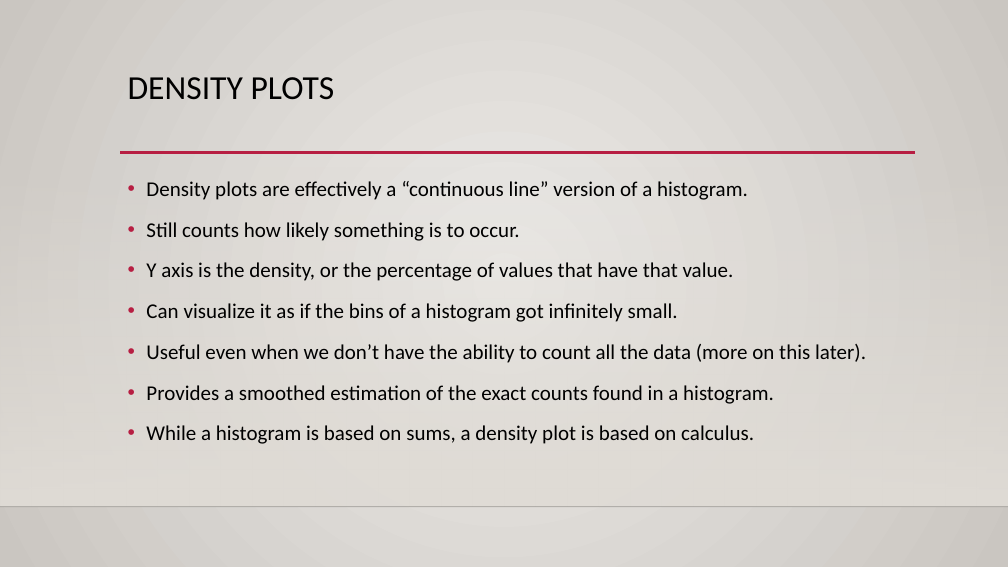
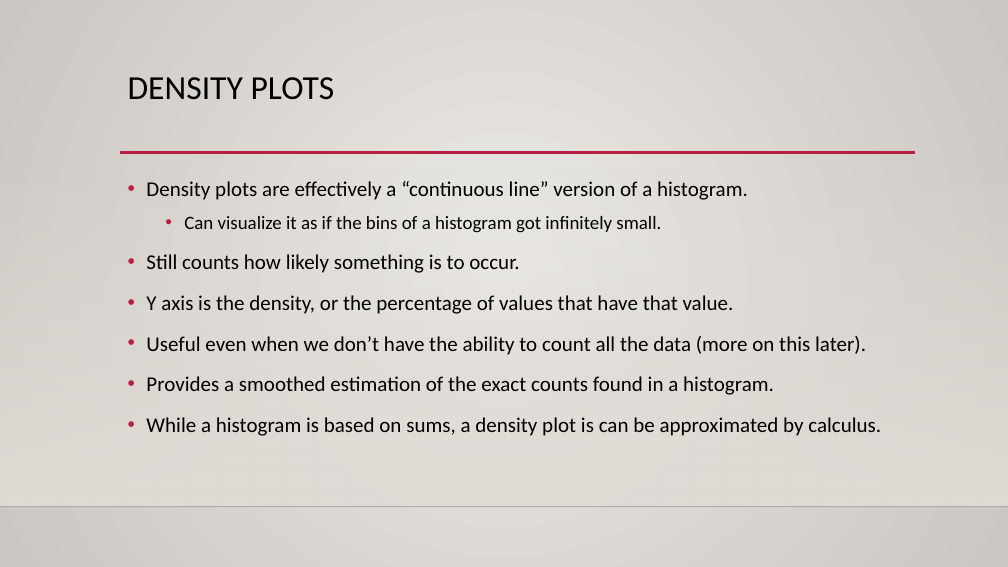
Before and after one commit to SedemSetor/Basic_Stats_in_Python_Student_Repository, a slide deck: slide 9 of reference_material/slides/003_Distribution_Basics.pptx. Drawn at 1008x567 pixels with LibreOffice and Linux fonts; fonts in the diff are those of the drawing; background and template pictures are left out. Boxes give left, top, right and bottom in pixels: in the first picture for what was removed or moved away, otherwise in the second. Text is boxed around its words. In the diff, an @@ line names an element or a change of style, - is before the commit and + after.

```diff
--- a/reference_material/slides/003_Distribution_Basics.pptx
+++ b/reference_material/slides/003_Distribution_Basics.pptx
@@ text at (184,216,661,233): paragraph added @@
+  • Can visualize it as if the bins of a histogram got infinitely small.
@@ text at (146,303,678,322): paragraph removed @@
-• Can visualize it as if the bins of a histogram got infinitely small.
@@ text at (146,417,881,436): text changed @@
-• While a histogram is based on sums, a density plot is based on calculus.
+• While a histogram is based on sums, a density plot is can be approximated by calculus.
```
Also in this commit, not shown: 3 other slides changed, 4 other files.
